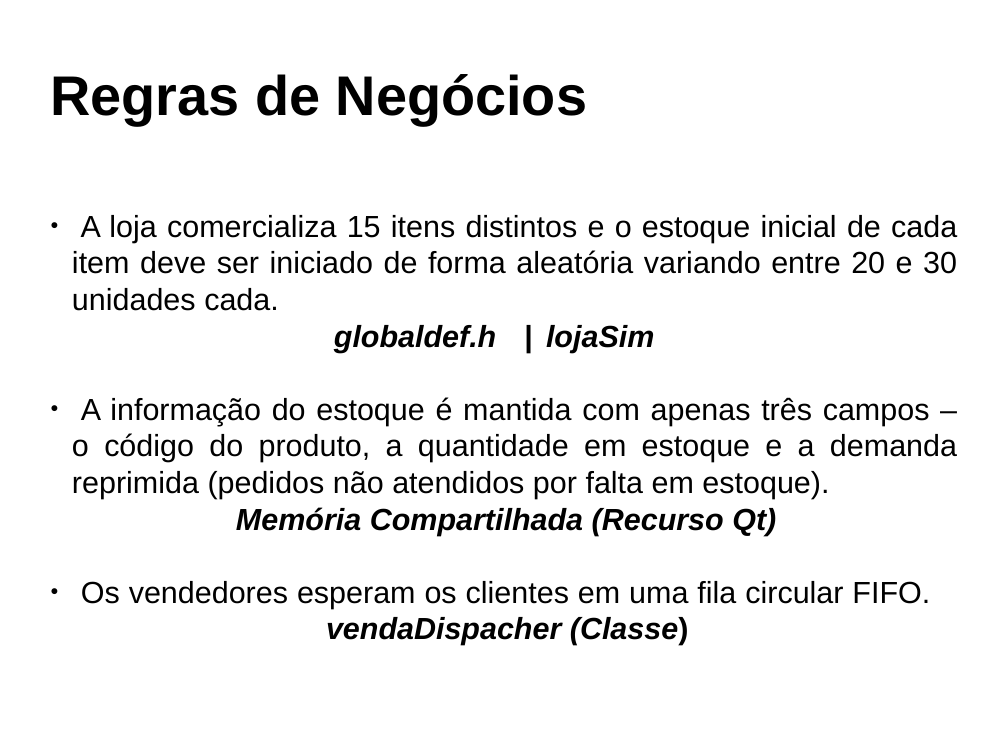
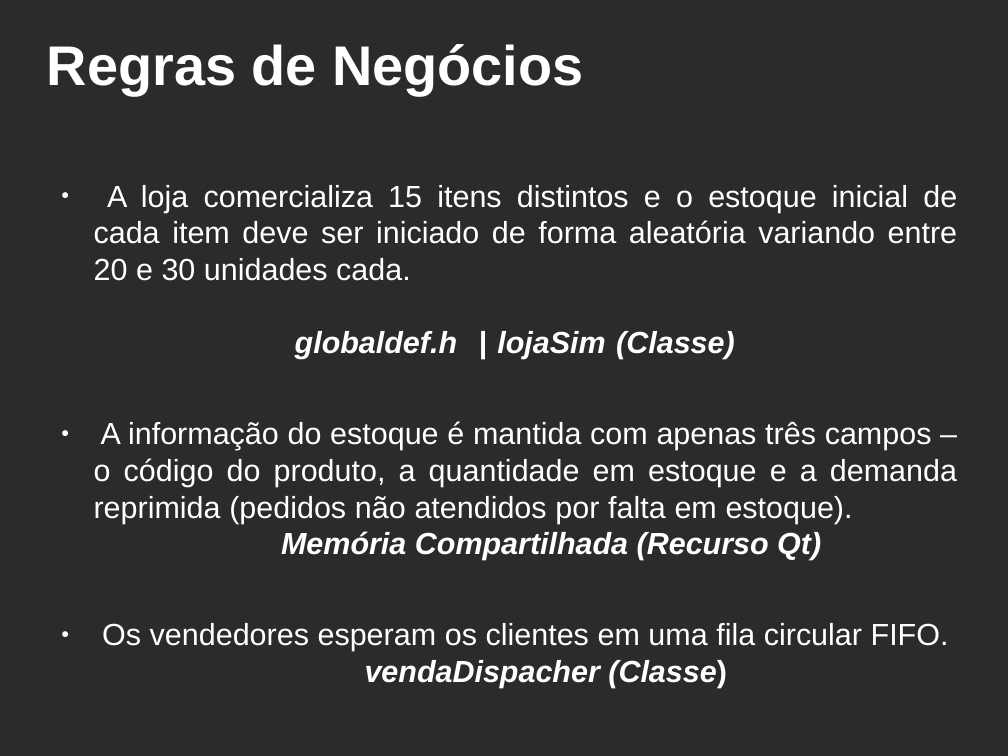
Before and after one commit to brunobuss/lojasim, a slide deck: slide 7 of docs/Apresentação_SO.odp. Drawn at 1008x756 pixels with LibreOffice and Linux fonts; fonts in the diff are those of the drawing; background and template pictures are left out; a plain dark background stands for a picture behind light text. Boxes give left, top, right and bottom in pixels: in the first picture for what was removed or moved away, otherwise in the second. Text is boxed around its words. In the diff, an @@ line names an element or a change of style, - is before the commit and + after.

```diff
--- a/docs/Apresentação_SO.odp
+++ b/docs/Apresentação_SO.odp
@@ background #FFFFFF to picture (left out) @@
@@ title "Regras de Negócios": place and size @@
-title "Regras de Negócios" at <box>50,74,587,125</box>
+title "Regras de Negócios" at <box>47,44,583,95</box>
@@ title "Regras de Negócios" at <box>47,44,583,95</box>: text colour #000000 to #FFFFFF @@
@@ text "A loja comercializa 15 itens ..." at <box>94,185,957,688</box>: vertical alignment middle to top @@
@@ text at <box>94,185,957,359</box>: text changed; text colour #000000 to #FFFFFF @@
-● A loja comercializa 15 itens distintos e o estoque inicial de cada item deve ser iniciado de forma aleatória variando entre 20 e 30 unidades cada.
-  globaldef.h | lojaSim
+● A loja comercializa 15 itens distintos e o estoque inicial de cada item deve ser iniciado de forma aleatória variando entre 20 e 30 unidades cada.
+  globaldef.h | lojaSim (Classe)
@@ text at <box>94,421,957,688</box>: text colour #000000 to #FFFFFF in "A informação do estoque é mantida com ...", "Os vendedores esperam os clientes em uma ..."; more space between paragraphs; bullet colour #000000 to #FFFFFF @@
```
Also in this commit, not shown: 13 other slides changed, 1 other file.
